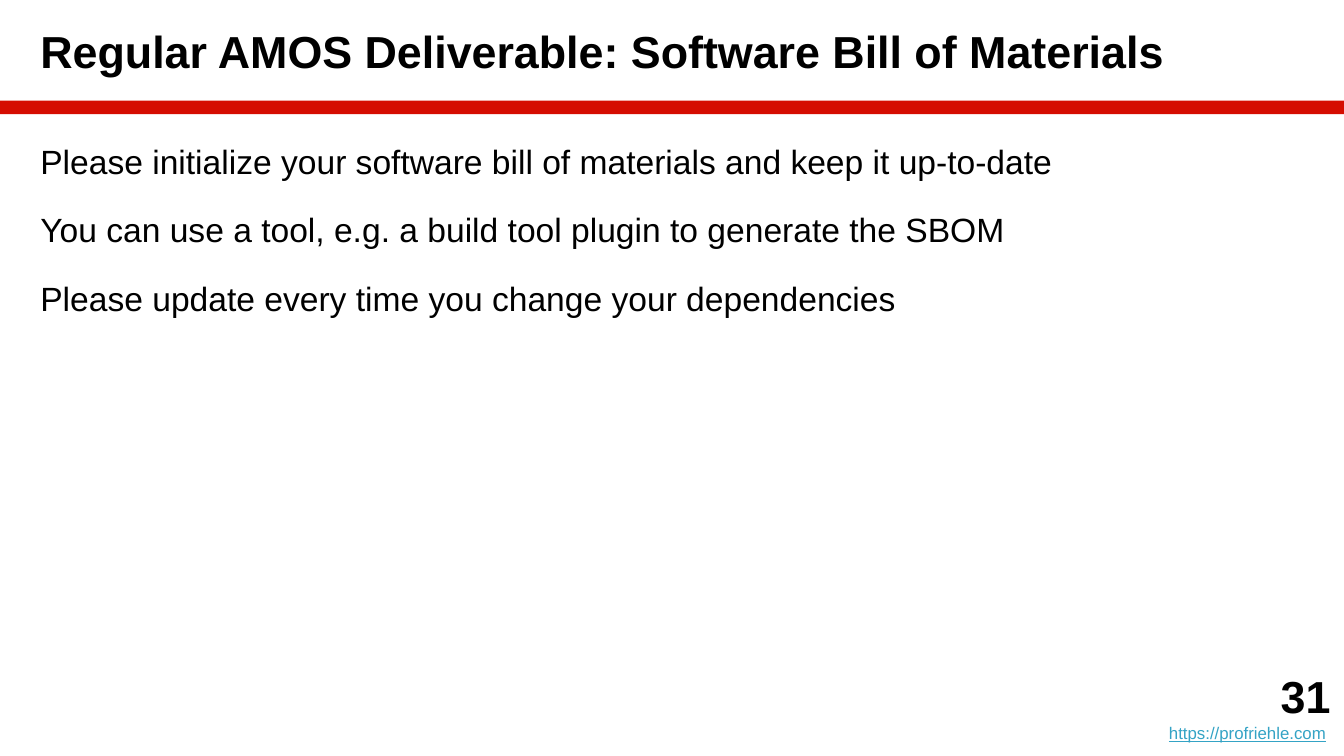
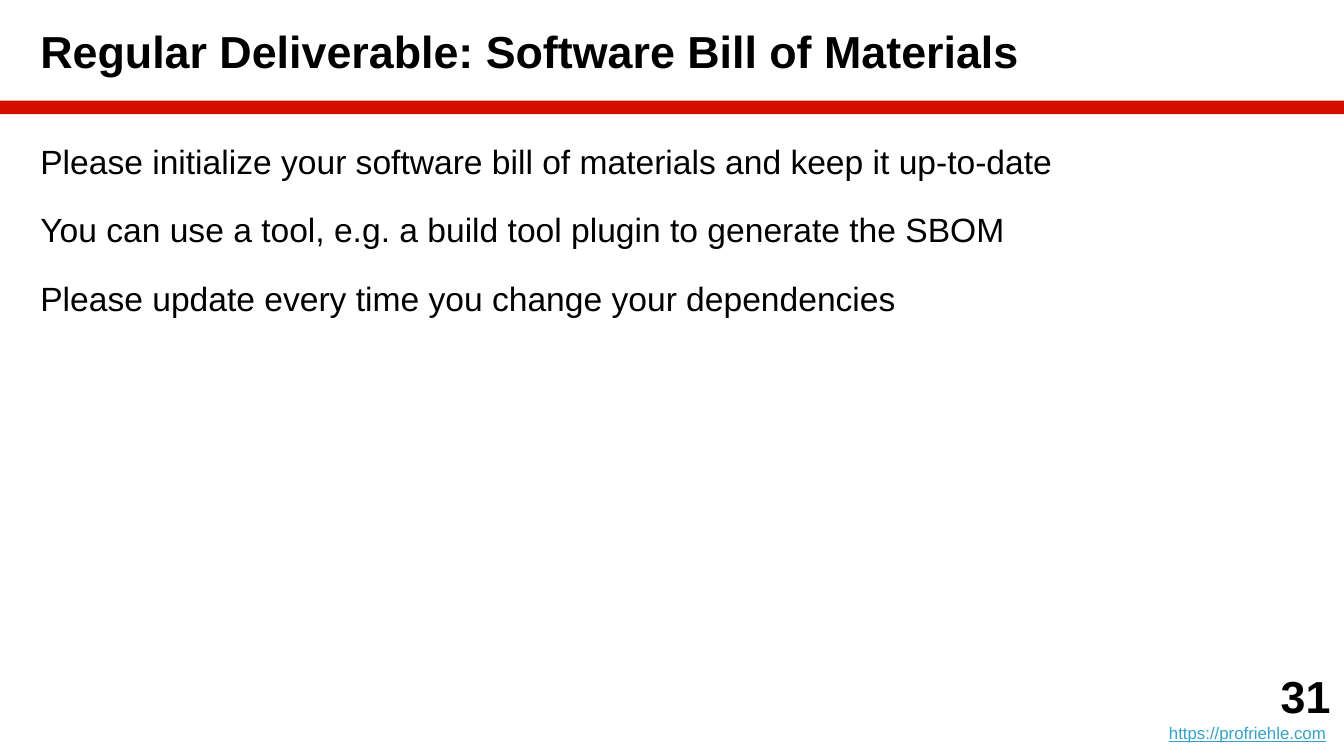
Before and after one commit to dirkriehle/amos-course, a slide deck: slide 31 of Lecture slides/AMOS B02 - Scrum and AMOS.pptx. Drawn at 1344x756 pixels with LibreOffice and Linux fonts; fonts in the diff are those of the drawing. Boxes give left, top, right and bottom in pixels: in the first picture for what was removed or moved away, otherwise in the second. Text is boxed around its words. In the diff, an @@ line names an element or a change of style, - is before the commit and + after.

```diff
--- a/Lecture slides/AMOS B02 - Scrum and AMOS.pptx
+++ b/Lecture slides/AMOS B02 - Scrum and AMOS.pptx
@@ title at (40, 35, 1018, 77): text changed @@
-Regular AMOS Deliverable: Software Bill of Materials
+Regular Deliverable: Software Bill of Materials
```
Also in this commit, not shown: 6 other slides changed, 5 other files.
